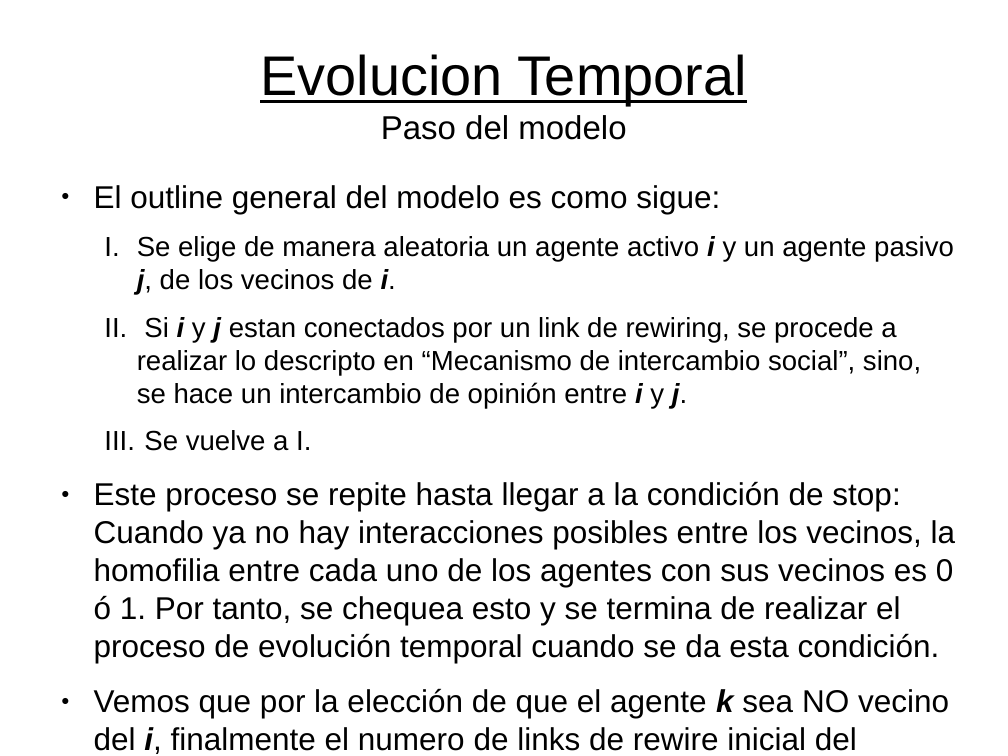
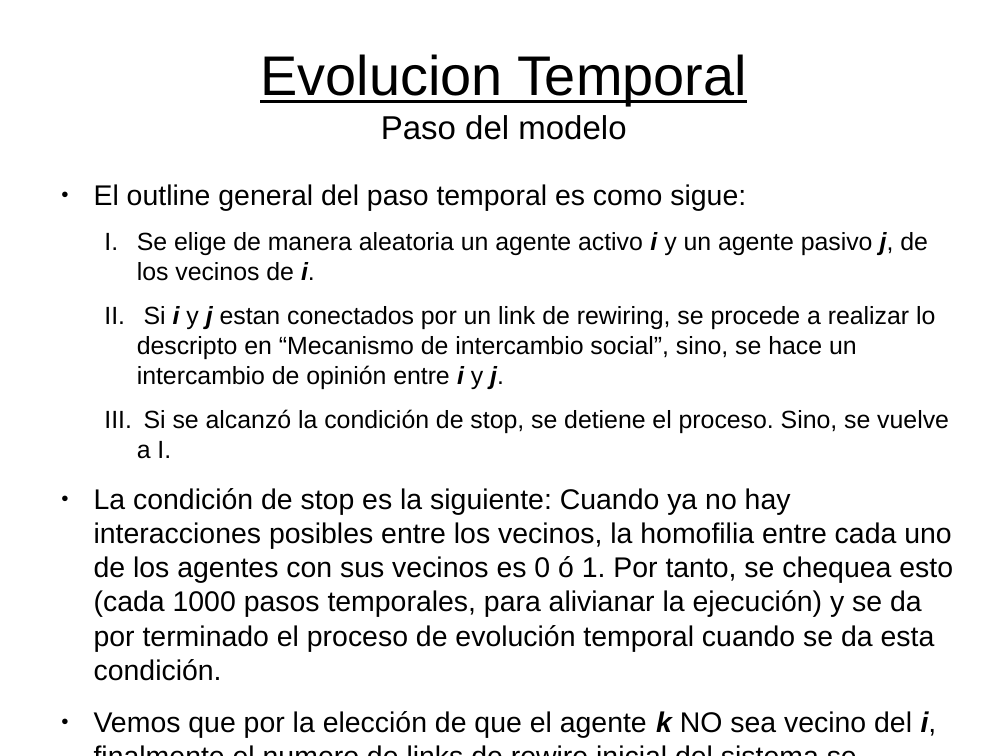
Before and after one commit to flsanchez/axelrod, a slide deck: slide 9 of data/presentaciones/11-08.odp. Drawn at 1008x756 pixels with LibreOffice and Linux fonts; fonts in the diff are those of the drawing. Boxes give left, top, right and bottom in pixels: in the first picture for what was removed or moved away, otherwise in the second. Text is boxed around its words. In the diff, an @@ line names an element or a change of style, - is before the commit and + after.

```diff
--- a/data/presentaciones/11-08.odp
+++ b/data/presentaciones/11-08.odp
@@ text at [94,184,746,211]: text changed; size 24.8 to 22.4 pt @@
-● El outline general del modelo es como sigue:
+● El outline general del paso temporal es como sigue:
@@ text at [137,232,935,389]: size 21.7 to 19.6 pt in "Se elige de manera aleatoria un agente ...", "Si i y j estan conectados por ..." @@
@@ text at [94,409,953,738]: text changed; size 24.8 to 22.4 pt @@
-  III. Se vuelve a I.
-● Este proceso se repite hasta llegar a la condición de stop: Cuando ya no hay interacciones posibles entre los vecinos, la homofilia entre cada uno de los agentes con sus vecinos es 0 ó 1. Por tanto, se chequea esto y se termina de realizar el proceso de evolución temporal cuando se da esta condición.
-● Vemos que por la elección de que el agente k sea NO vecino del i, finalmente el numero de links de rewire inicial del sistema se conserva.
+  III. Si se alcanzó la condición de stop, se detiene el proceso. Sino, se vuelve a I.
+● La condición de stop es la siguiente: Cuando ya no hay interacciones posibles entre los vecinos, la homofilia entre cada uno de los agentes con sus vecinos es 0 ó 1. Por tanto, se chequea esto (cada 1000 pasos temporales, para alivianar la ejecución) y se da por terminado el proceso de evolución temporal cuando se da esta condición.
+● Vemos que por la elección de que el agente k NO sea vecino del i, finalmente el numero de links de rewire inicial del sistema se conserva.
```
Also in this commit, not shown: 3 other slides changed, 3 slides added, 14 other files.
